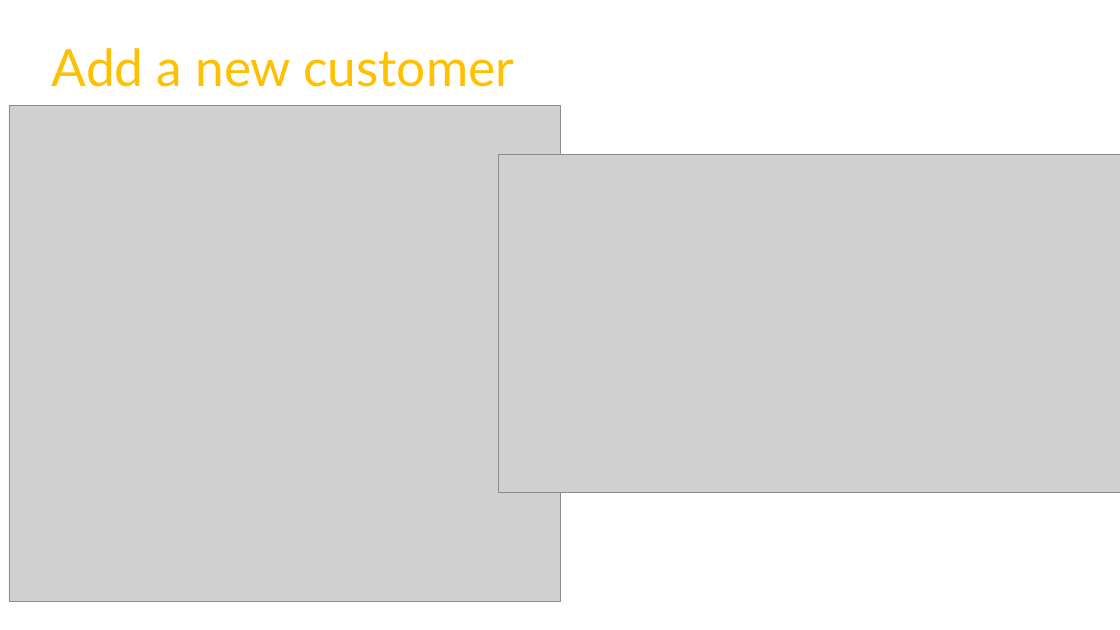
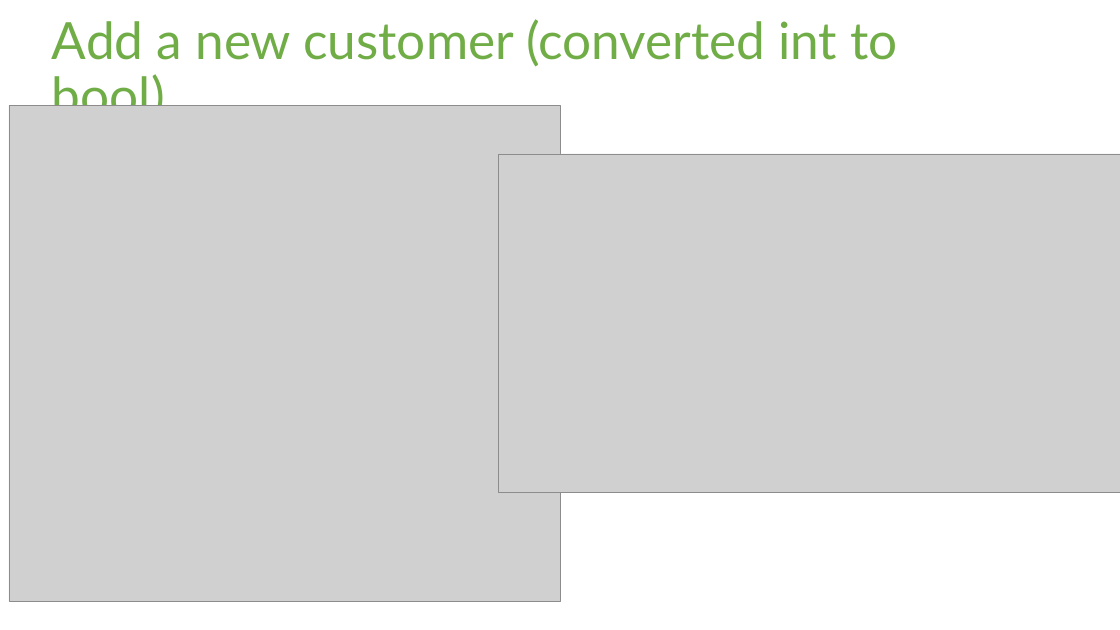
Before and after one commit to 06012021-dotnet-uta/ChristianRomeroP0, a slide deck: slide 15 of Study/P0 Presentation.pptx (slide 6 before the commit). Drawn at 1120x630 pixels with LibreOffice and Linux fonts; fonts in the diff are those of the drawing; grey boxes stand for pictures. Boxes give left, top, right and bottom in pixels: in the first picture for what was removed or moved away, otherwise in the second. Text is boxed around its words. In the diff, an @@ line names an element or a change of style, - is before the commit and + after.

```diff
--- a/Study/P0 Presentation.pptx
+++ b/Study/P0 Presentation.pptx
@@ title at (x1=52, y1=19, x2=897, y2=106): text changed; text colour #FFC000 to #70AD47 @@
-Add a new customer
+Add a new customer (converted int to bool)
```
Also in this commit, not shown: 2 other slides changed, 6 other files.
